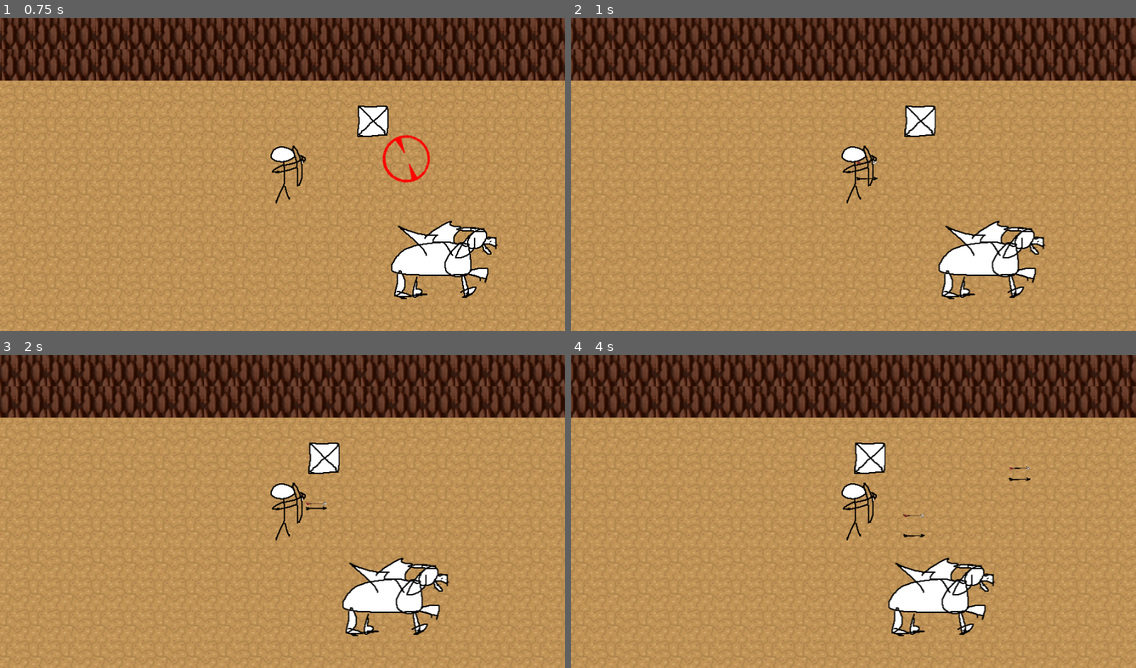
Above: before the commit, frames 1-4 (two rows, left to right).
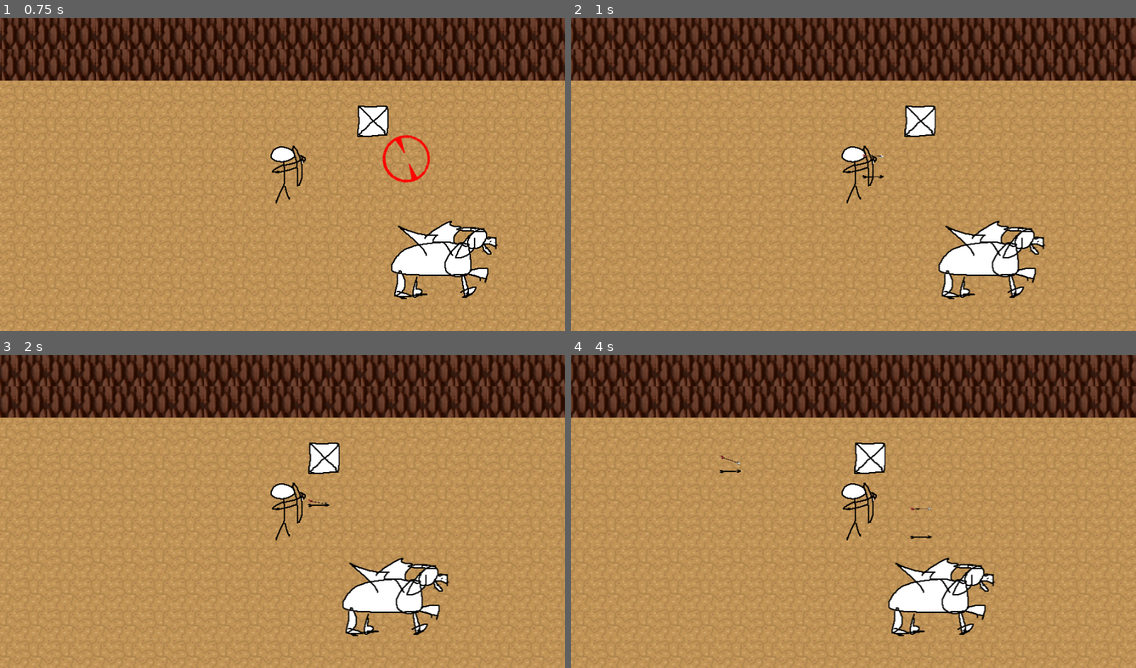
Above: after the commit, the same moments.

Repository: m7rk/codingblocksjam
Game: Godot game, scene res://Dungeon.tscn
Same seed, same stepped clock (60 frames per second), same inputs: the game is played once before the commit and once after it.
Inputs (mouse positions are in pixels of both pictures, inside the frame that each line leads up to):
- Up to frame 1 (0.75 s): move the mouse to (406, 158) at 0.52 s; hold D (right) from 0.53 s (still down); click (406, 158) at 0.67 s
- Up to frame 2 (1 s): keep holding D (right)
- Up to frame 3 (2 s): release D (right) at 1.25 s; drag from (169, 527) to (333, 502) at 1.27 s
- Up to frame 4 (4 s): move the mouse to (910, 442) at 2.02 s; hold D (right) 2.03-2.75 s; click (910, 442) at 2.17 s; drag from (825, 574) to (684, 464) at 2.77 s; move the mouse to (1023, 558) at 3.52 s; hold A (left) from 3.53 s (still down); click (1023, 558) at 3.67 s

Frame 1 is identical in both runs. In frame 2, less than 0.1% of the frame differs, in the area x 50-56%, y 43-52%; in frame 3, less than 0.1%; in frame 4, 0.2%, in the area x 26-82%, y 32-59%.

Commit message:
improved arrow physics

Diff:
--- a/Arrow.gd
+++ b/Arrow.gd
@@ -1,10 +1,11 @@
 extends Area2D
 onready var arrow_sprite = get_node("ArrowSprite")
 
-var SPEED = 300
+var SPEED = 350
+var xvel = 0
 var yvel = 0
 var zvel = 0
-var zgrav = 2
+var zgrav = 6
 var arrow_init_y = -30
 
 # Called when the node enters the scene tree for the first time.
@@ -18,17 +19,18 @@
 	zvel += zgrav * delta
 	if(arrow_sprite.position.y > 0):
 		queue_free()
-	position += delta * (Vector2(SPEED,yvel))
+	position += delta * (Vector2(xvel,yvel))
+	# no idea why values are so small here so x 1000 lol
+	get_node("ArrowSprite").rotation_degrees = 1500 * atan2(zvel,xvel)
 
 func set_arrow_target(x,y):
-	# where should the arrow land, relative to the start position?
-
 	# let's assume that time scales linearly with distance.
 	var airtime = abs(Vector2(x,y).length() / SPEED)
 	# let's start by solving for y first.
 	# i do not know why i have to divide by ten here??
 	zvel = (0.5 + -(0.5 * zgrav * airtime * airtime)) / airtime
 	yvel = (y / airtime)
+	xvel = (x / airtime)
 
 
 
--- a/Item_Menu.tscn
+++ b/Item_Menu.tscn
@@ -9,8 +9,12 @@
 [node name="test_box" type="Node2D"]
 
 [node name="KinematicBody2D" type="KinematicBody2D" parent="."]
+position = Vector2( 100, 100 )
 input_pickable = true
 script = ExtResource( 2 )
+__meta__ = {
+"_edit_lock_": true
+}
 
 [node name="CollisionShape2D" type="CollisionShape2D" parent="KinematicBody2D"]
 position = Vector2( 0, 0.5 )
--- a/goody.gd
+++ b/goody.gd
@@ -11,7 +11,7 @@
 func _process(delta):
 	if dragging:
 		var mousepos = get_viewport().get_mouse_position()
-		self.position = Vector2(mousepos.x, mousepos.y)
+		self.global_position = Vector2(mousepos.x, mousepos.y)
 
 
 
@@ -27,4 +27,4 @@
 			emit_signal("dragsignal")
 	elif event is InputEventScreenTouch:
 		if event.pressed and event.get_index() == 0:
-			self.position = event.get_position()
+			self.global_position = event.get_position()
